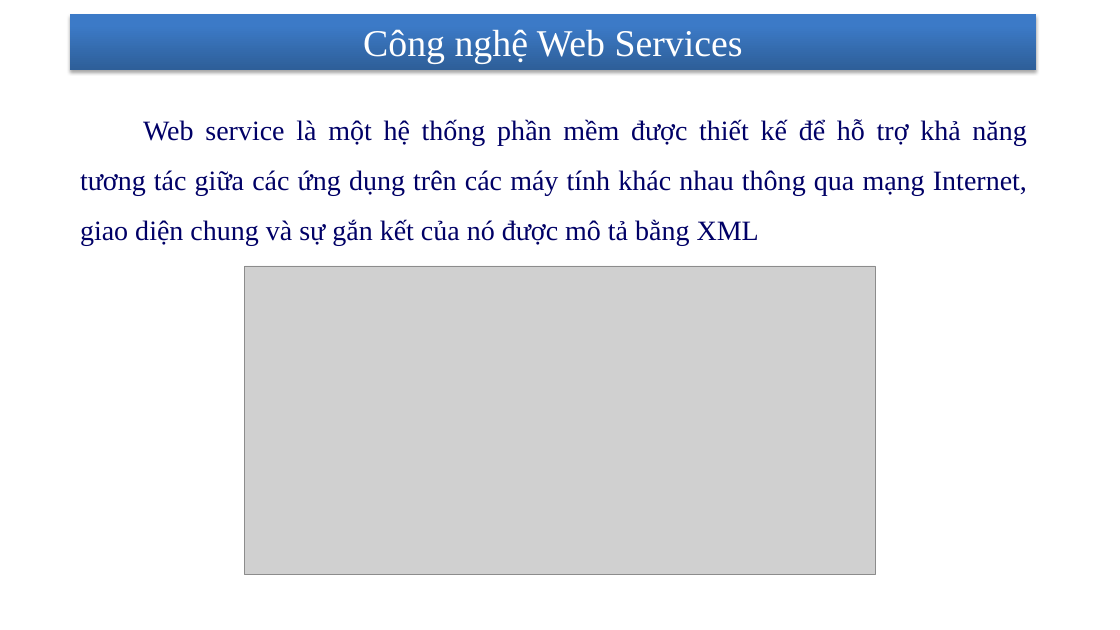
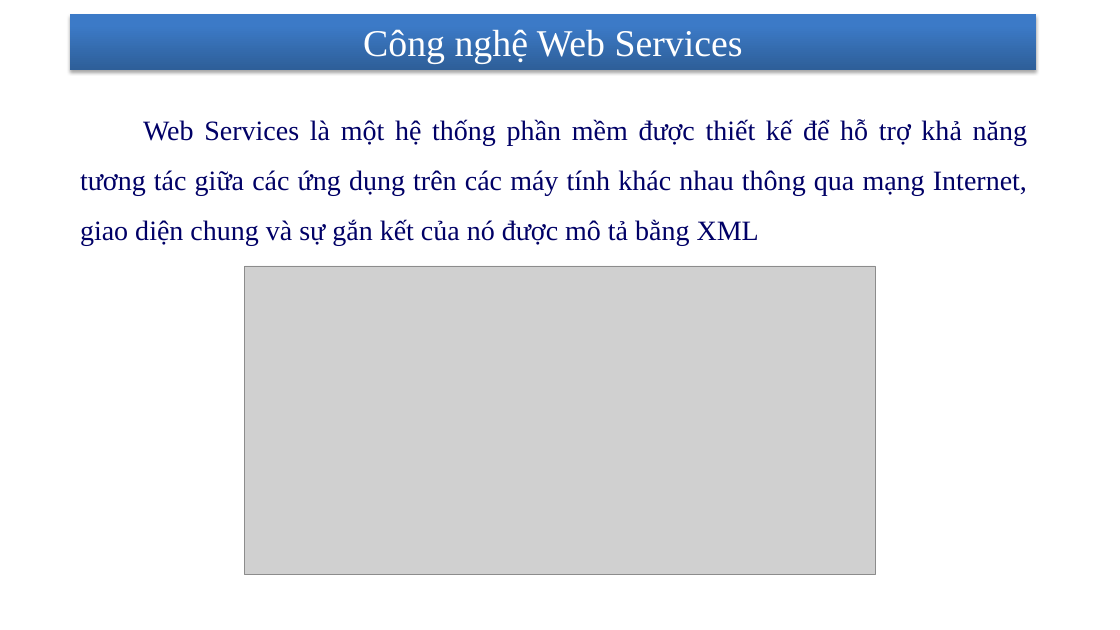
Before and after one commit to nhanhnt/LUANVAN, a slide deck: slide 6 of WORD/luanvan_nhanhnt_ver4.pptx. Drawn at 1120x630 pixels with LibreOffice and Linux fonts; fonts in the diff are those of the drawing; grey boxes stand for pictures; background and template pictures are left out. Boxes give left, top, right and bottom in pixels: in the first picture for what was removed or moved away, otherwise in the second. Text is boxed around its words. In the diff, an @@ line names an element or a change of style, - is before the commit and + after.

```diff
--- a/WORD/luanvan_nhanhnt_ver4.pptx
+++ b/WORD/luanvan_nhanhnt_ver4.pptx
@@ text at <box>80,119,1027,246</box>: text changed @@
-    Web service là một hệ thống phần mềm được thiết kế để hỗ trợ khả năng tương tác giữa các ứng dụng trên các máy tính khác nhau thông qua mạng Internet, giao diện chung và sự gắn kết của nó được mô tả bằng XML
+    Web Services là một hệ thống phần mềm được thiết kế để hỗ trợ khả năng tương tác giữa các ứng dụng trên các máy tính khác nhau thông qua mạng Internet, giao diện chung và sự gắn kết của nó được mô tả bằng XML
```
Also in this commit, not shown: 7 other slides changed, 3 slides removed, 9 other files.
